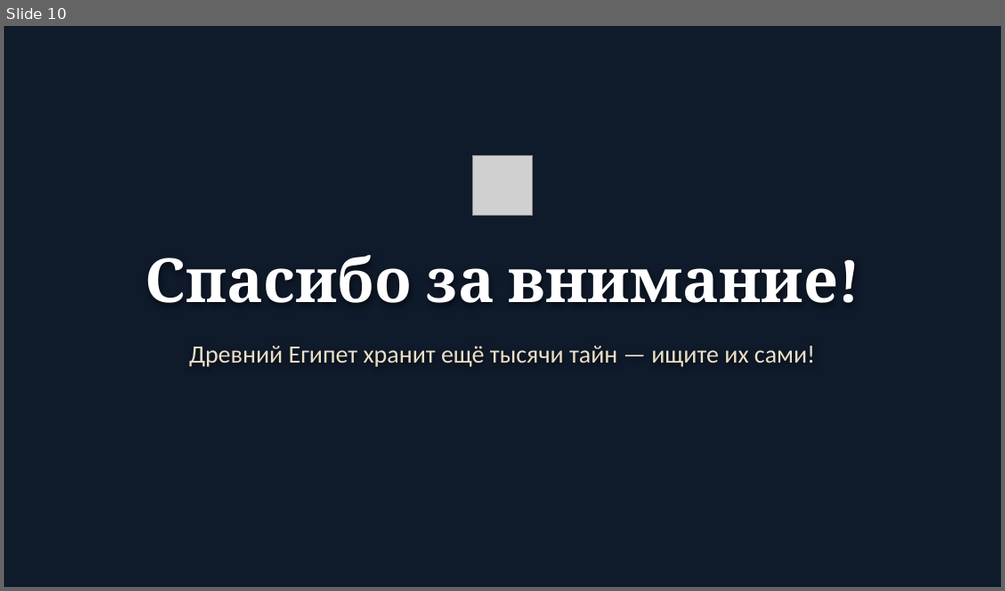
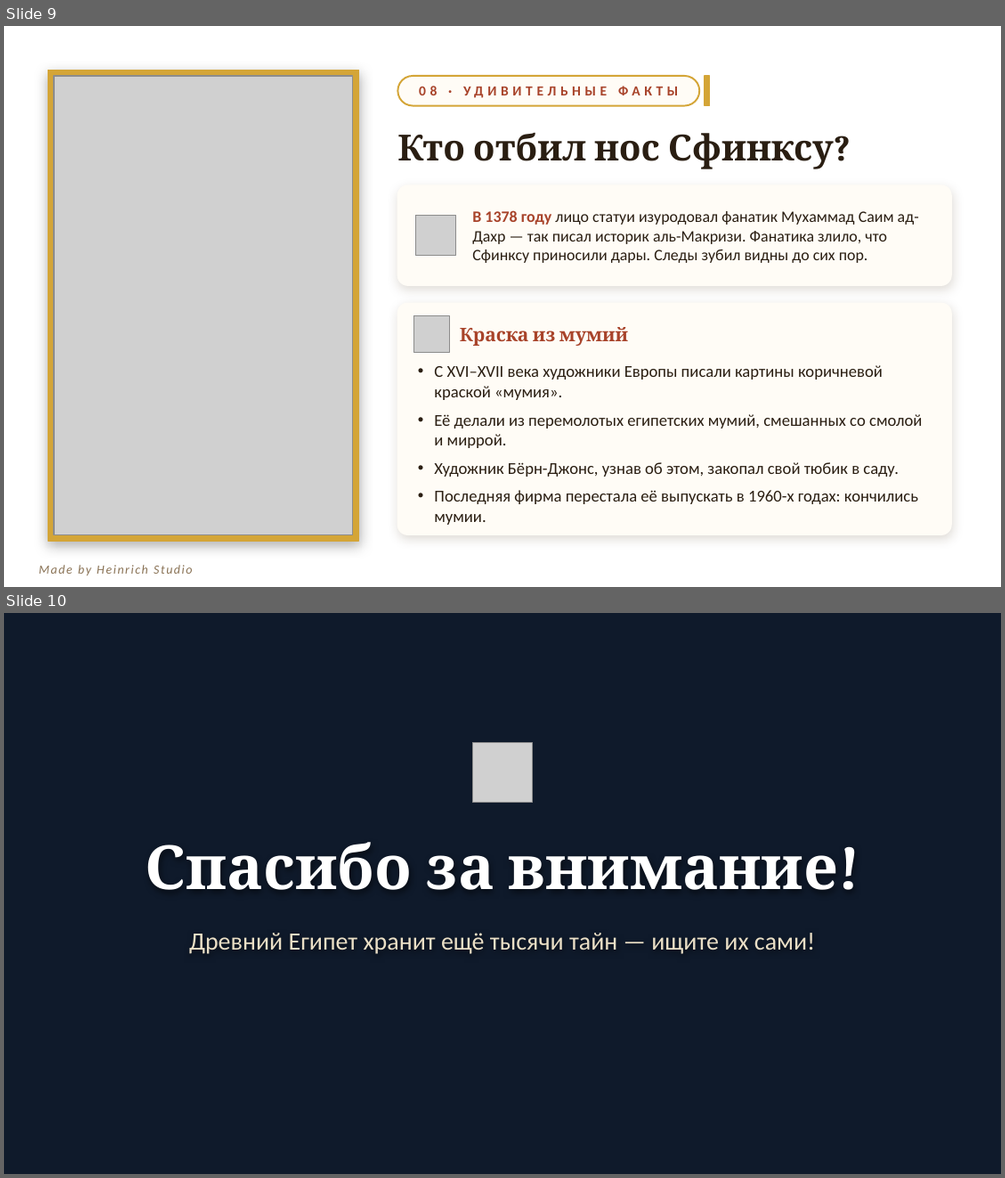
Before and after one commit to sl-himmelreich/heinrich-mario, a slide deck: Древний_Египет.pptx. Shown one above the other, each under a label of ours: slide 10 before the commit, slides 9 and 10 after it. The pictures are 1005x591 and 1005x1178 pixels, drawn with LibreOffice and Linux fonts; fonts in the diff are those of the drawing; grey boxes stand for pictures; background and template pictures are left out. Boxes give left, top, right and bottom in pixels: in the first picture for what was removed or moved away, otherwise in the second. Text is boxed around its words. In the diff, an @@ line names an element or a change of style, - is before the commit and + after.

```diff
--- a/Древний_Египет.pptx
+++ b/Древний_Египет.pptx
@@ slide 9 added at [4,26,1001,587], background picture (left out) @@
@@ rectangle added at [48,70,359,540], fill #D4A537, outline #D4A537 1 pt @@
@@ picture added at [54,76,353,534] @@
@@ rounded rectangle added at [397,76,700,106], fill #FFFCF6, outline #D4A537 1.25 pt @@
@@ text added at [397,76,700,106], 10 pt, text #A8432A, bold @@
+08 · УДИВИТЕЛЬНЫЕ ФАКТЫ
@@ rectangle added at [704,76,710,106], fill #D4A537, outline #D4A537 1 pt @@
@@ text added at [397,132,833,169], 26 pt, text #2A1E12, bold @@
+Кто отбил нос Сфинксу?
@@ rounded rectangle added at [397,185,951,285], fill #FFFCF6, outline #FFFCF6 1 pt @@
@@ text added at [472,210,919,263], 11.5 pt, text #2A1E12 @@
+В 1378 году лицо статуи изуродовал фанатик Мухаммад Саим ад-Дахр — так писал историк аль-Макризи. Фанатика злило, что Сфинксу приносили дары. Следы зубил видны до сих пор.
@@ picture added at [416,216,455,256] @@
@@ rounded rectangle added at [397,303,951,534], fill #FFFCF6, outline #FFFCF6 1 pt @@
@@ picture added at [413,316,450,352] @@
@@ text added at [460,327,628,346], 13.5 pt, text #A8432A, bold @@
+Краска из мумий
@@ text added at [434,365,922,524], 12 pt, text #2A1E12 @@
+• С XVI–XVII века художники Европы писали картины коричневой краской «мумия».
+• Её делали из перемолотых египетских мумий, смешанных со смолой и миррой.
+• Художник Бёрн-Джонс, узнав об этом, закопал свой тюбик в саду.
+• Последняя фирма перестала её выпускать в 1960-х годах: кончились мумии.
@@ text added at [39,564,193,575], 9 pt, text #8A7356, italic @@
+Made by Heinrich Studio
```
Also in this commit, not shown: 1 slide removed, 1 other file.
